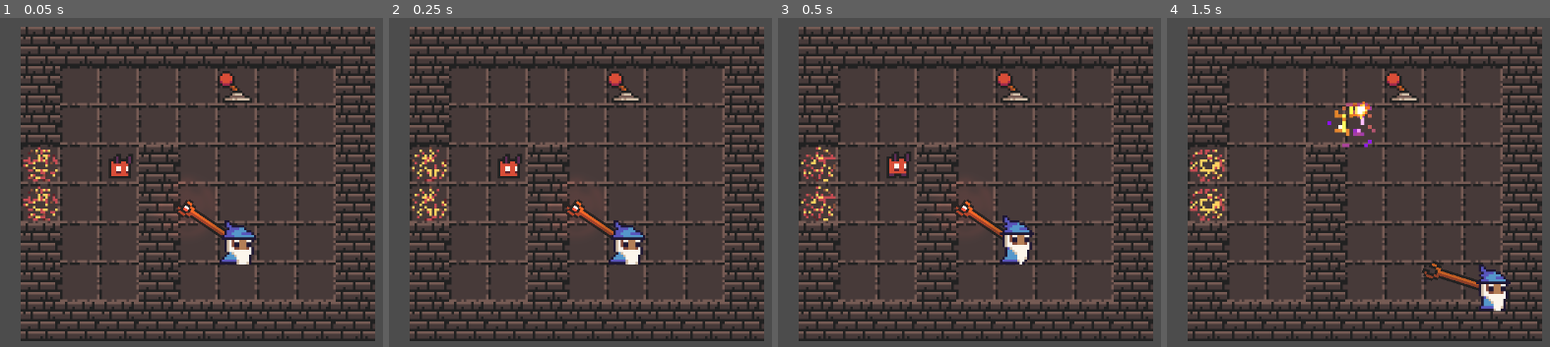
Above: before the commit, frames 1-4 (left to right).
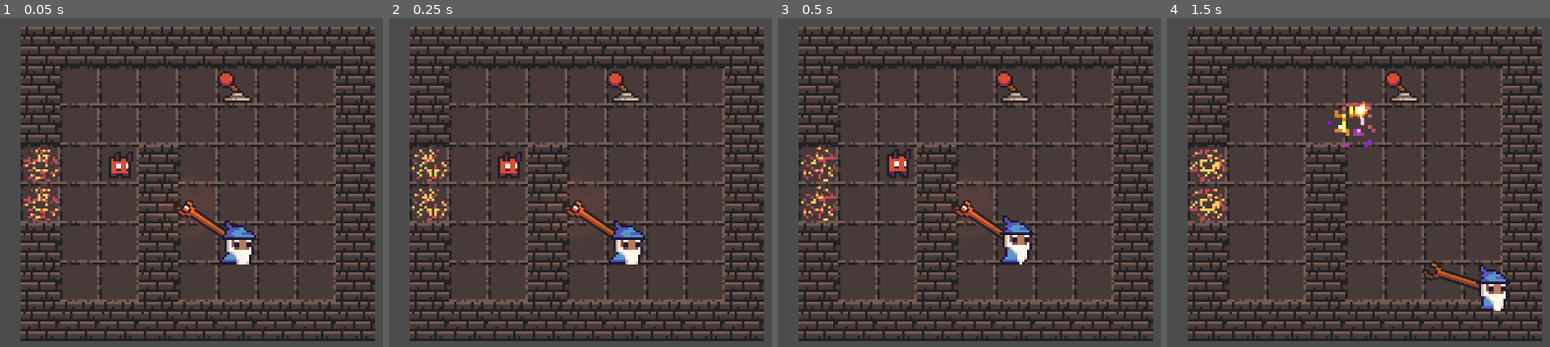
Above: after the commit, the same moments.

Repository: dsaltares/gmtk-2019
Game: Godot game, scene res://levels/LevelThree.tscn
Same seed, same stepped clock (60 frames per second), same inputs: the game is played once before the commit and once after it. This scene is started directly instead of the project's main scene.
Inputs (mouse positions are in pixels of both pictures, inside the frame that each line leads up to):
- Up to frame 1 (0.05 s): no input
- Up to frame 2 (0.25 s): no input
- Up to frame 3 (0.5 s): no input
- Up to frame 4 (1.5 s): move the mouse to (outside the picture) at 0.52 s; hold Right (move_right) 0.53-1.28 s; click (outside the picture) at 0.6 s; move the mouse to (1228, 205) at 1.27 s; hold Down (move_down) from 1.28 s (still down); click (1228, 205) at 1.35 s

The runs differ from the first frame. In frame 1, 0.2% of the frame differs, in the area x 28-35%, y 40-49%; in frame 2, 0.2%; in frame 3, 0.2%, in the area x 28-35%, y 39-49%; in frame 4, nothing differs.

Commit message:
tidy folders up

Diff:
--- a/game/BaseLevel.gd
+++ /dev/null
@@ -1,13 +0,0 @@
-extends Node2D
-
-# Declare member variables here. Examples:
-# var a = 2
-# var b = "text"
-
-# Called when the node enters the scene tree for the first time.
-func _ready():
-	pass # Replace with function body.
-
-# Called every frame. 'delta' is the elapsed time since the previous frame.
-#func _process(delta):
-#	pass
--- a/game/Camera.tscn
+++ b/game/camera/Camera.tscn
@@ -1,6 +1,7 @@
 [gd_scene load_steps=2 format=2]
 
-[ext_resource path="res://ShakingCamera.gd" type="Script" id=1]
+[ext_resource path="res://camera/ShakingCamera.gd" type="Script" id=1]
+
 
 [node name="Camera" type="Camera2D"]
 position = Vector2( 47.939, 43.1494 )
--- a/game/door/Door.tscn
+++ b/game/door/Door.tscn
@@ -85,7 +85,7 @@
 texture = ExtResource( 2 )
 vframes = 10
 hframes = 10
-frame = 10
+frame = 7
 
 [node name="AnimationPlayer" type="AnimationPlayer" parent="Spell1"]
 anims/idle = SubResource( 2 )
--- a/game/Enemy.tscn
+++ b/game/enemies/Enemy.tscn
@@ -1,32 +1,32 @@
 [gd_scene load_steps=14 format=2]
 
-[ext_resource path="res://Enemy.gd" type="Script" id=1]
-[ext_resource path="res://imp/imp_idle_anim_f0.png" type="Texture" id=2]
-[ext_resource path="res://imp/imp_idle_anim_f1.png" type="Texture" id=3]
-[ext_resource path="res://imp/imp_idle_anim_f2.png" type="Texture" id=4]
-[ext_resource path="res://imp/imp_idle_anim_f3.png" type="Texture" id=5]
-[ext_resource path="res://imp/imp_run_anim_f0.png" type="Texture" id=6]
-[ext_resource path="res://imp/imp_run_anim_f1.png" type="Texture" id=7]
-[ext_resource path="res://imp/imp_run_anim_f2.png" type="Texture" id=8]
-[ext_resource path="res://imp/imp_run_anim_f3.png" type="Texture" id=9]
-[ext_resource path="res://imp/6_flamelash_spritesheet.png" type="Texture" id=10]
+[ext_resource path="res://enemies/Enemy.gd" type="Script" id=1]
+[ext_resource path="res://enemies/imp/imp_run_anim_f0.png" type="Texture" id=2]
+[ext_resource path="res://enemies/imp/imp_run_anim_f1.png" type="Texture" id=3]
+[ext_resource path="res://enemies/imp/imp_run_anim_f2.png" type="Texture" id=4]
+[ext_resource path="res://enemies/imp/imp_run_anim_f3.png" type="Texture" id=5]
+[ext_resource path="res://enemies/imp/imp_idle_anim_f0.png" type="Texture" id=6]
+[ext_resource path="res://enemies/imp/imp_idle_anim_f1.png" type="Texture" id=7]
+[ext_resource path="res://enemies/imp/imp_idle_anim_f2.png" type="Texture" id=8]
+[ext_resource path="res://enemies/imp/imp_idle_anim_f3.png" type="Texture" id=9]
+[ext_resource path="res://enemies/imp/6_flamelash_spritesheet.png" type="Texture" id=10]
 
 [sub_resource type="SpriteFrames" id=1]
 animations = [ {
+"frames": [  ],
+"loop": true,
+"name": "hit",
+"speed": 5.0
+}, {
 "frames": [ ExtResource( 2 ), ExtResource( 3 ), ExtResource( 4 ), ExtResource( 5 ) ],
-"loop": true,
-"name": "idle",
-"speed": 4.0
-}, {
-"frames": [ ExtResource( 6 ), ExtResource( 7 ), ExtResource( 8 ), ExtResource( 9 ) ],
 "loop": true,
 "name": "run",
 "speed": 10.0
 }, {
-"frames": [  ],
+"frames": [ ExtResource( 6 ), ExtResource( 7 ), ExtResource( 8 ), ExtResource( 9 ) ],
 "loop": true,
-"name": "hit",
-"speed": 5.0
+"name": "idle",
+"speed": 4.0
 } ]
 
 [sub_resource type="RectangleShape2D" id=2]
@@ -60,7 +60,7 @@
 position = Vector2( -0.184418, -5.16351 )
 frames = SubResource( 1 )
 animation = "idle"
-frame = 2
+frame = 3
 playing = true
 __meta__ = {
 "_edit_lock_": true
--- a/game/levels/BaseLevel.tscn
+++ b/game/levels/BaseLevel.tscn
@@ -1,11 +1,14 @@
 [gd_scene load_steps=7 format=2]
 
 [ext_resource path="res://levels/BaseLevel.gd" type="Script" id=1]
-[ext_resource path="res://tileset.tres" type="TileSet" id=2]
-[ext_resource path="res://Player.tscn" type="PackedScene" id=3]
+[ext_resource path="res://levels/tileset.tres" type="TileSet" id=2]
+[ext_resource path="res://wizzard/Player.tscn" type="PackedScene" id=3]
 [ext_resource path="res://crosshair/Crosshair.gd" type="Script" id=4]
-[ext_resource path="res://Camera.tscn" type="PackedScene" id=5]
+[ext_resource path="res://camera/Camera.tscn" type="PackedScene" id=5]
 [ext_resource path="res://door/Door.tscn" type="PackedScene" id=6]
+
+
+
 
 [node name="BaseLevel" type="Node2D"]
 script = ExtResource( 1 )
--- a/game/LevelManager.tscn
+++ b/game/levels/LevelManager.tscn
@@ -1,6 +1,6 @@
 [gd_scene load_steps=2 format=2]
 
-[ext_resource path="res://LevelManager.gd" type="Script" id=1]
+[ext_resource path="res://levels/LevelManager.gd" type="Script" id=1]
 
 [node name="LevelManager" type="Node"]
 script = ExtResource( 1 )
--- a/game/levels/LevelOne.tscn
+++ b/game/levels/LevelOne.tscn
@@ -1,10 +1,10 @@
 [gd_scene load_steps=9 format=2]
 
 [ext_resource path="res://levels/BaseLevel.gd" type="Script" id=1]
-[ext_resource path="res://tileset.tres" type="TileSet" id=2]
-[ext_resource path="res://Player.tscn" type="PackedScene" id=3]
+[ext_resource path="res://levels/tileset.tres" type="TileSet" id=2]
+[ext_resource path="res://wizzard/Player.tscn" type="PackedScene" id=3]
 [ext_resource path="res://crosshair/Crosshair.gd" type="Script" id=4]
-[ext_resource path="res://Camera.tscn" type="PackedScene" id=5]
+[ext_resource path="res://camera/Camera.tscn" type="PackedScene" id=5]
 [ext_resource path="res://switch/Switch.tscn" type="PackedScene" id=6]
 [ext_resource path="res://switch/red_frames.tres" type="SpriteFrames" id=7]
 [ext_resource path="res://door/Door.tscn" type="PackedScene" id=8]
@@ -32,6 +32,8 @@
 [node name="Switch" parent="." instance=ExtResource( 6 )]
 position = Vector2( 8, -40 )
 frames = ExtResource( 7 )
+toggled = false
+color = 0
 
 [node name="Door" parent="." instance=ExtResource( 8 )]
 position = Vector2( -72, -8 )
--- a/game/levels/LevelThree.tscn
+++ b/game/levels/LevelThree.tscn
@@ -1,14 +1,18 @@
 [gd_scene load_steps=10 format=2]
 
 [ext_resource path="res://levels/BaseLevel.gd" type="Script" id=1]
-[ext_resource path="res://tileset.tres" type="TileSet" id=2]
-[ext_resource path="res://Player.tscn" type="PackedScene" id=3]
+[ext_resource path="res://levels/tileset.tres" type="TileSet" id=2]
+[ext_resource path="res://wizzard/Player.tscn" type="PackedScene" id=3]
 [ext_resource path="res://crosshair/Crosshair.gd" type="Script" id=4]
-[ext_resource path="res://Camera.tscn" type="PackedScene" id=5]
+[ext_resource path="res://camera/Camera.tscn" type="PackedScene" id=5]
 [ext_resource path="res://switch/Switch.tscn" type="PackedScene" id=6]
 [ext_resource path="res://switch/red_frames.tres" type="SpriteFrames" id=7]
 [ext_resource path="res://door/Door.tscn" type="PackedScene" id=8]
-[ext_resource path="res://Enemy.tscn" type="PackedScene" id=9]
+[ext_resource path="res://enemies/Enemy.tscn" type="PackedScene" id=9]
+
+
+
+
 
 [node name="LevelThree" type="Node2D"]
 script = ExtResource( 1 )
--- a/game/levels/LevelTwo.tscn
+++ b/game/levels/LevelTwo.tscn
@@ -1,14 +1,14 @@
 [gd_scene load_steps=10 format=2]
 
 [ext_resource path="res://levels/BaseLevel.gd" type="Script" id=1]
-[ext_resource path="res://tileset.tres" type="TileSet" id=2]
-[ext_resource path="res://Player.tscn" type="PackedScene" id=3]
+[ext_resource path="res://levels/tileset.tres" type="TileSet" id=2]
+[ext_resource path="res://wizzard/Player.tscn" type="PackedScene" id=3]
 [ext_resource path="res://crosshair/Crosshair.gd" type="Script" id=4]
-[ext_resource path="res://Camera.tscn" type="PackedScene" id=5]
+[ext_resource path="res://camera/Camera.tscn" type="PackedScene" id=5]
 [ext_resource path="res://switch/Switch.tscn" type="PackedScene" id=6]
 [ext_resource path="res://switch/red_frames.tres" type="SpriteFrames" id=7]
 [ext_resource path="res://door/Door.tscn" type="PackedScene" id=8]
-[ext_resource path="res://Enemy.tscn" type="PackedScene" id=9]
+[ext_resource path="res://enemies/Enemy.tscn" type="PackedScene" id=9]
 
 [node name="LevelTwo" type="Node2D"]
 script = ExtResource( 1 )
@@ -33,6 +33,8 @@
 [node name="Switch" parent="." instance=ExtResource( 6 )]
 position = Vector2( 8, -40 )
 frames = ExtResource( 7 )
+toggled = false
+color = 0
 
 [node name="Door" parent="." instance=ExtResource( 8 )]
 position = Vector2( -72, -8 )
@@ -40,4 +42,3 @@
 [node name="Enemy" parent="." instance=ExtResource( 9 )]
 position = Vector2( 24, 8 )
 [connection signal="position_changed" from="Player" to="." method="_on_Player_position_changed"]
-[connection signal="player_killed" from="Enemy" to="." method="_on_Enemy_player_killed"]
--- a/game/project.godot
+++ b/game/project.godot
@@ -16,7 +16,7 @@
 [application]
 
 config/name="GMTK Game Jam 2019"
-run/main_scene="res://LevelManager.tscn"
+run/main_scene="res://levels/LevelManager.tscn"
 config/icon="res://icon.png"
 
 [display]
--- a/game/Player.tscn
+++ b/game/wizzard/Player.tscn
@@ -1,35 +1,35 @@
 [gd_scene load_steps=19 format=2]
 
-[ext_resource path="res://Player.gd" type="Script" id=1]
+[ext_resource path="res://wizzard/Player.gd" type="Script" id=1]
 [ext_resource path="res://wizzard/weapon_red_magic_staff.png" type="Texture" id=2]
 [ext_resource path="res://wizzard/light_01.png" type="Texture" id=3]
-[ext_resource path="res://wizzard/wizzard_m_run_anim_f0.png" type="Texture" id=4]
-[ext_resource path="res://wizzard/wizzard_m_run_anim_f1.png" type="Texture" id=5]
-[ext_resource path="res://wizzard/wizzard_m_run_anim_f2.png" type="Texture" id=6]
-[ext_resource path="res://wizzard/wizzard_m_run_anim_f3.png" type="Texture" id=7]
-[ext_resource path="res://wizzard/wizzard_m_hit_anim_f0.png" type="Texture" id=8]
-[ext_resource path="res://wizzard/wizzard_m_idle_anim_f0.png" type="Texture" id=9]
-[ext_resource path="res://wizzard/wizzard_m_idle_anim_f1.png" type="Texture" id=10]
-[ext_resource path="res://wizzard/wizzard_m_idle_anim_f2.png" type="Texture" id=11]
-[ext_resource path="res://wizzard/wizzard_m_idle_anim_f3.png" type="Texture" id=12]
+[ext_resource path="res://wizzard/wizzard_m_idle_anim_f3.png" type="Texture" id=4]
+[ext_resource path="res://wizzard/wizzard_m_hit_anim_f0.png" type="Texture" id=5]
+[ext_resource path="res://wizzard/wizzard_m_idle_anim_f0.png" type="Texture" id=6]
+[ext_resource path="res://wizzard/wizzard_m_idle_anim_f1.png" type="Texture" id=7]
+[ext_resource path="res://wizzard/wizzard_m_idle_anim_f2.png" type="Texture" id=8]
+[ext_resource path="res://wizzard/wizzard_m_run_anim_f0.png" type="Texture" id=9]
+[ext_resource path="res://wizzard/wizzard_m_run_anim_f1.png" type="Texture" id=10]
+[ext_resource path="res://wizzard/wizzard_m_run_anim_f2.png" type="Texture" id=11]
+[ext_resource path="res://wizzard/wizzard_m_run_anim_f3.png" type="Texture" id=12]
 [ext_resource path="res://wizzard/pick_up_fire.png" type="Texture" id=13]
 
 [sub_resource type="SpriteFrames" id=1]
 animations = [ {
-"frames": [ ExtResource( 4 ), ExtResource( 5 ), ExtResource( 6 ), ExtResource( 7 ) ],
+"frames": [ ExtResource( 4 ) ],
 "loop": true,
-"name": "idle",
-"speed": 4.0
+"name": "hit",
+"speed": 5.0
 }, {
-"frames": [ ExtResource( 8 ), ExtResource( 9 ), ExtResource( 10 ), ExtResource( 11 ) ],
+"frames": [ ExtResource( 5 ), ExtResource( 6 ), ExtResource( 7 ), ExtResource( 8 ) ],
 "loop": true,
 "name": "run",
 "speed": 10.0
 }, {
-"frames": [ ExtResource( 12 ) ],
+"frames": [ ExtResource( 9 ), ExtResource( 10 ), ExtResource( 11 ), ExtResource( 12 ) ],
 "loop": true,
-"name": "hit",
-"speed": 5.0
+"name": "idle",
+"speed": 4.0
 } ]
 
 [sub_resource type="RectangleShape2D" id=2]
Renamed: game/ShakingCamera.gd -> game/camera/ShakingCamera.gd
Renamed: game/Enemy.gd -> game/enemies/Enemy.gd
Renamed: game/imp/6_flamelash_spritesheet.png -> game/enemies/imp/6_flamelash_spritesheet.png
Not shown, changed: game/enemies/imp/6_flamelash_spritesheet.png.import
Binary file added: game/enemies/imp/imp_idle_anim_f0.png
Not shown, changed: game/enemies/imp/imp_idle_anim_f0.png.import
Binary file added: game/enemies/imp/imp_idle_anim_f1.png
Not shown, changed: game/enemies/imp/imp_idle_anim_f1.png.import
Binary file added: game/enemies/imp/imp_idle_anim_f2.png
Not shown, changed: game/enemies/imp/imp_idle_anim_f2.png.import
Binary file added: game/enemies/imp/imp_idle_anim_f3.png
Not shown, changed: game/enemies/imp/imp_idle_anim_f3.png.import
(and 11 more such lines)
